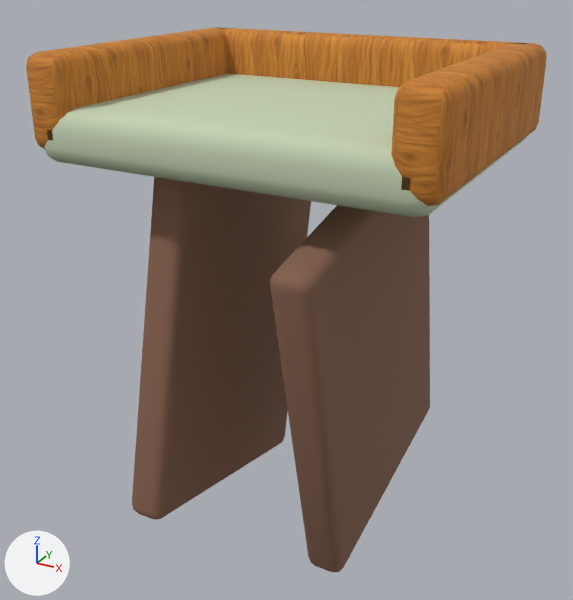
What one commit did to the Blender file assets-source/blender/tray-side-table.blend.
Rendered twice from a 50 mm camera at (0.493, -0.925, 0.786) aimed at (-0.012, -0.007, 0.327). The axes (+X, +Y, +Z) are drawn at lower left. The lights are the same throughout. The first picture is the older version.

In view in the first picture: 'tray_table_cross_leg', 'tray_table_cross_leg.001', 'tray_table_long_edge', 'tray_table_long_edge.001', 'tray_table_short_edge', 'tray_table_top'.
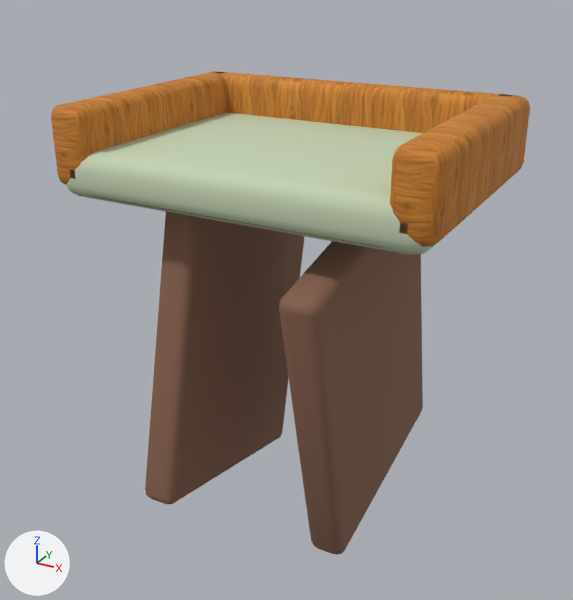
Where the newer file only moved an object's origin or applied its transform, the numbers keep the older frame.

Changed parts and their boxes (x1, y1, x2, y2) in the pictures (573 x 600 px):
'tray_table_top', moved, rescaled: before (44, 74, 527, 217); after (66, 112, 437, 255)
'tray_table_cross_leg', rescaled (11% narrower, 15% shorter): before (132, 177, 311, 520); after (145, 212, 305, 504)
'tray_table_cross_leg.001', rescaled (10% narrower, 14% shorter): before (270, 205, 430, 572); after (279, 241, 423, 555)
'tray_table_long_edge.001', moved, rescaled (10% narrower, 6% shorter): before (391, 43, 547, 206); after (390, 94, 530, 247)
'tray_table_short_edge', moved, rescaled: before (221, 28, 527, 87); after (214, 72, 511, 133)
'tray_table_long_edge', moved, rescaled (13% narrower, 7% shorter): before (26, 27, 228, 149); after (51, 71, 227, 185)
'under_top_edge_bead', added (mostly hidden): after (93, 196, 384, 248)

The change, as a list of edits to the scene's bpy script:
```text
Change me_cube_100:
    remove me_cube_100.from_pydata(...)  # 96 vertices, 98 faces; spans x -0.26..0.26, y -0.21..0.21, z -0.035..0.035
    add me_cube_100.from_pydata(...)  # 96 vertices, 98 faces; spans x -0.251..0.251, y -0.187..0.187, z 0.491..0.553
    me_cube_100 part 1: the whole mesh is scaled about its middle by (0.966, 0.891, 0.878), then moved by (0.0, 0.0, 0.522)
Change me_cube_101:
    remove me_cube_101.from_pydata(...)  # 96 vertices, 98 faces; spans x -0.03..0.03, y -0.21..0.21, z -0.06..0.06
    add me_cube_101.from_pydata(...)  # 96 vertices, 98 faces; spans x -0.26..-0.202, y -0.187..0.187, z 0.505..0.61
    me_cube_101 part 2: the whole mesh is scaled about its middle by (0.966, 0.891, 0.878), then moved by (-0.231, 0.0, 0.557)
Change me_cube_102:
    used by ob_tray_table_cross_leg; location = (-0.114, 0.0, 0.262); rotation_euler = (-0.22, 0.0, 0.0), in degrees (-13, 0, 0)
    remove me_cube_102.from_pydata(...)  # 96 vertices, 98 faces; spans x -0.027..0.027, y -0.189..0.189, z -0.25..0.25
    add me_cube_102.from_pydata(...)  # 96 vertices, 98 faces; spans x -0.023..0.03, y -0.166..0.172, z -0.235..0.206
    me_cube_102 part 3: the whole mesh is scaled about its middle by (0.966, 0.89, 0.879), then moved by (0.004, 0.003, -0.014)
Change me_cube_103:
    remove me_cube_103.from_pydata(...)  # 96 vertices, 98 faces; spans x -0.03..0.03, y -0.21..0.21, z -0.06..0.06
    add me_cube_103.from_pydata(...)  # 96 vertices, 98 faces; spans x 0.202..0.26, y -0.187..0.187, z 0.505..0.61
    me_cube_103 part 4: the whole mesh is scaled about its middle by (0.966, 0.891, 0.878), then moved by (0.231, 0.0, 0.557)
Change me_cube_104:
    used by ob_tray_table_cross_leg_001; location = (0.114, 0.0, 0.262); rotation_euler = (0.22, 0.0, 0.0), in degrees (13, 0, 0)
    remove me_cube_104.from_pydata(...)  # 96 vertices, 98 faces; spans x -0.027..0.027, y -0.189..0.189, z -0.25..0.25
    add me_cube_104.from_pydata(...)  # 96 vertices, 98 faces; spans x -0.03..0.023, y -0.172..0.166, z -0.235..0.206
    me_cube_104 part 5: the whole mesh is scaled about its middle by (0.966, 0.89, 0.879), then moved by (-0.004, -0.003, -0.014)
Change me_cube_105:
    remove me_cube_105.from_pydata(...)  # 96 vertices, 98 faces; spans x -0.26..0.26, y -0.025..0.025, z -0.06..0.06
    add me_cube_105.from_pydata(...)  # 96 vertices, 98 faces; spans x -0.251..0.251, y 0.142..0.187, z 0.505..0.61
    me_cube_105 part 6: the whole mesh is scaled about its middle by (0.966, 0.891, 0.878), then moved by (0.0, 0.165, 0.557)
Change ob_tray_table_top:
    ob_tray_table_top.location: (0.0, 0.0, 0.575) -> (0.0, 0.0, 0.0)
Change ob_tray_table_long_edge:
    ob_tray_table_long_edge.location: (-0.239, 0.0, 0.615) -> (0.0, 0.0, 0.0)
Change ob_tray_table_long_edge_001:
    ob_tray_table_long_edge_001.location: (0.239, 0.0, 0.615) -> (0.0, 0.0, 0.0)
Change ob_tray_table_short_edge:
    ob_tray_table_short_edge.location: (0.0, 0.185, 0.615) -> (0.0, 0.0, 0.0)
Add ob_under_top_edge_bead:
    ob_under_top_edge_bead = bpy.data.objects.new('under_top_edge_bead', me_under_top_edge_bead_001)  # 150 vertices, 146 faces; spans x -0.245..0.246, y -0.182..0.183, z 0.498..0.502; in mat_wood_dark (brown #86614d)
    ob_under_top_edge_bead.location = (0.0, 0.0, 0.0)
```
